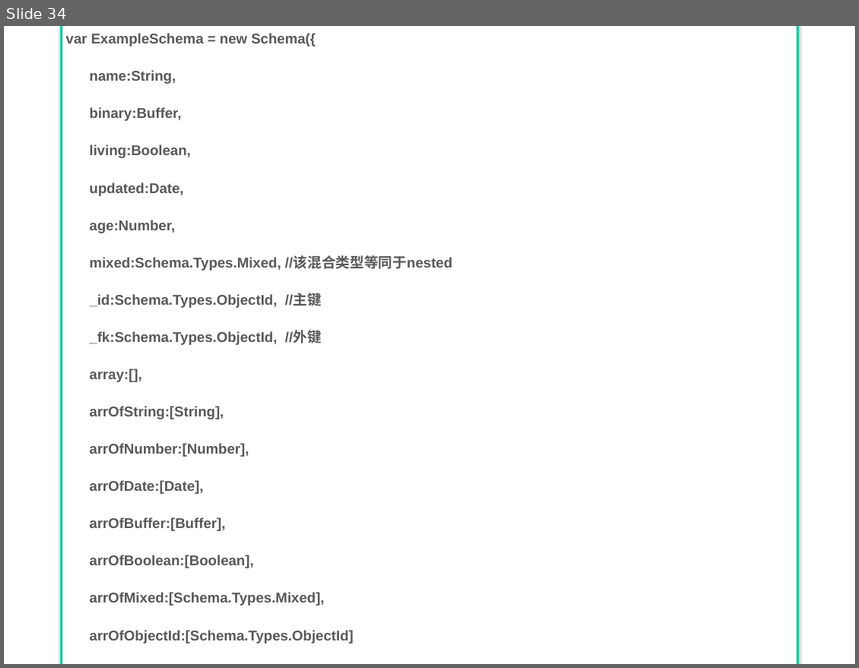
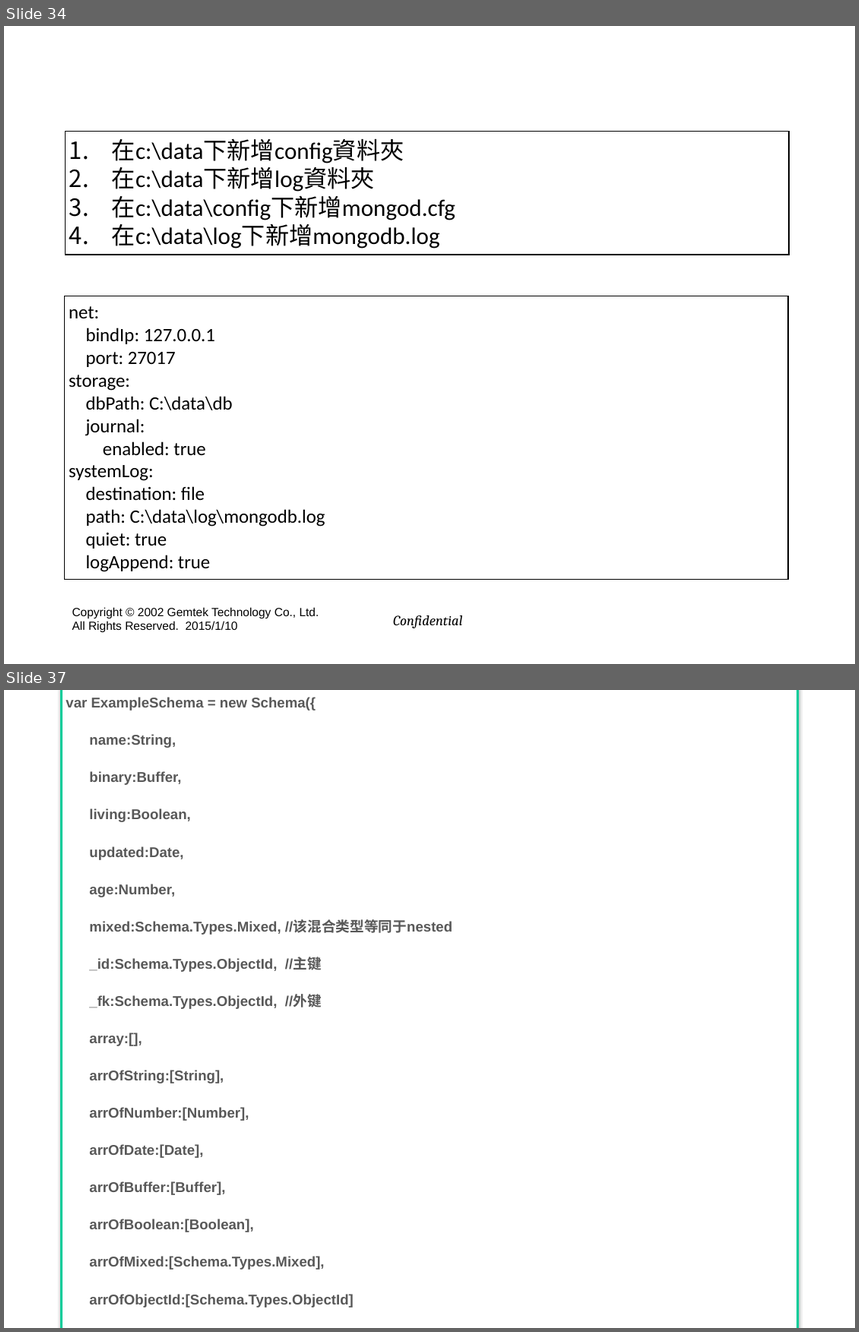
Before and after one commit to hyper570908/tools, a slide deck: doc/GIot_Session(win7).pptx. Shown one above the other, each under a label of ours: slide 34 before the commit, slides 34 and 37 after it; the slides between them are not shown. The pictures are 859x668 and 859x1332 pixels, drawn with LibreOffice and Linux fonts; fonts in the diff are those of the drawing; background and template pictures are left out. Boxes give left, top, right and bottom in pixels: in the first picture for what was removed or moved away, otherwise in the second. Text is boxed around its words. In the diff, an @@ line names an element or a change of style, - is before the commit and + after.

```diff
--- a/doc/GIot_Session(win7).pptx
+++ b/doc/GIot_Session(win7).pptx
@@ slide 34 added at [4, 26, 855, 664], background picture (left out) @@
@@ title added at [56, 32, 780, 116], 40 pt, text #FFFFFF @@
+MongoDB服務1
@@ rectangle added at [66, 132, 790, 255], outline #000000 1 pt, 20 pt, text #000000 @@
+1. 在c:\data下新增config資料夾
+2. 在c:\data下新增log資料夾
+3. 在c:\data\config下新增mongod.cfg
+4. 在c:\data\log下新增mongodb.log
@@ rectangle added at [65, 296, 789, 579], outline #000000 1 pt, 16 pt, text #000000 @@
+net:
+bindIp: 127.0.0.1
+port: 27017
+storage:
+dbPath: C:\data\db
+journal:
+enabled: true
+systemLog:
+destination: file
+path: C:\data\log\mongodb.log
+quiet: true
+logAppend: true
@@ text added at [72, 607, 319, 633], 10 pt, text #000000 @@
+Copyright © 2002 Gemtek Technology Co., Ltd.
+All Rights Reserved. 2015/1/10
@@ text added at [393, 616, 463, 629], 12 pt, text #000000, italic @@
+Confidential
@@ what was slide 34 is now slide 37 @@
```
Also in this commit, not shown: 42 slides changed, 2 other slides added, 59 other files.
